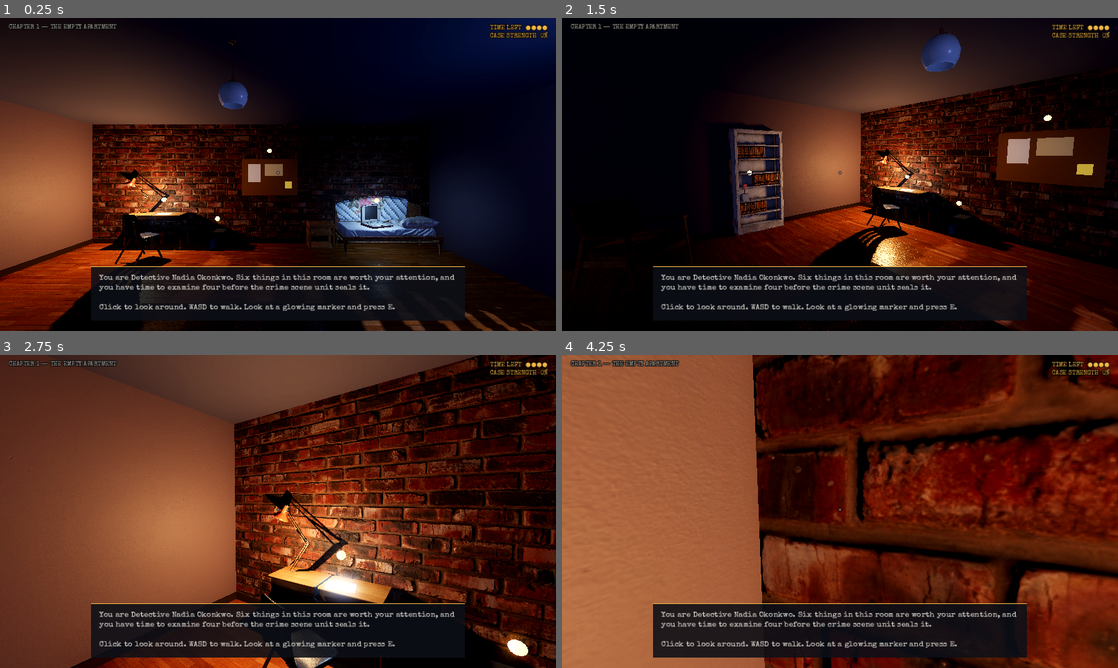
Above: before the commit, frames 1-4 (two rows, left to right).
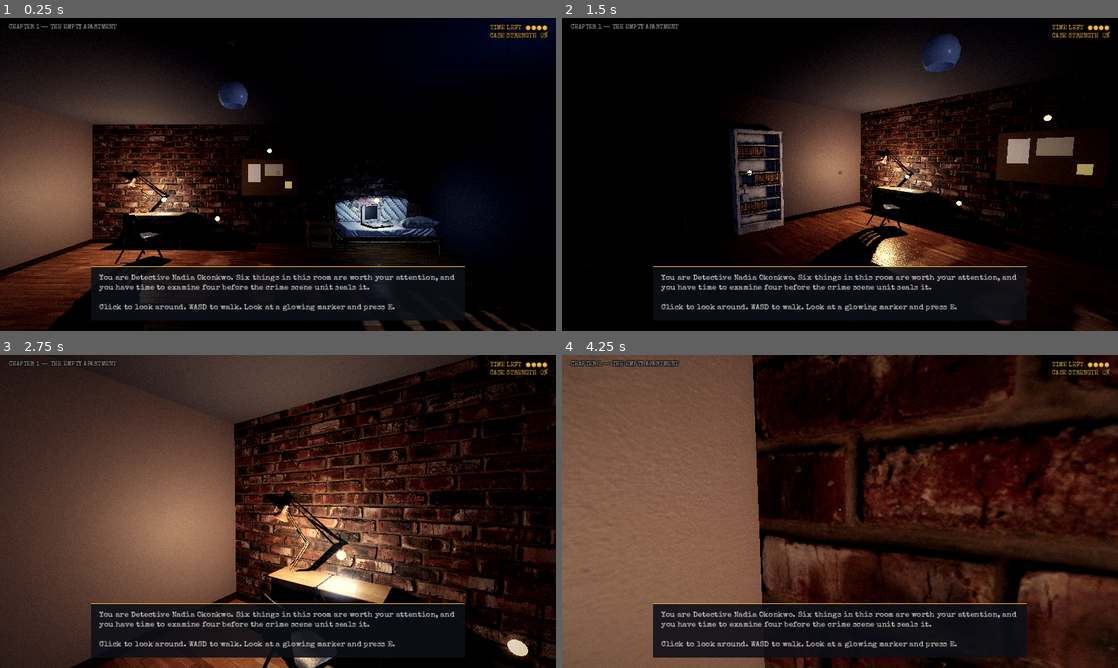
Above: after the commit, the same moments.

Repository: ErnestoEverhard/LawAndOrder-Detroit
Game: Godot game, scene res://main.tscn
The game is run twice, just before and just after one commit, with the same random seed, the same clock (stepped at 60 frames per second) and the same inputs.
Inputs (mouse positions are in pixels of both pictures, inside the frame that each line leads up to):
- Up to frame 1 (0.25 s): no input
- Up to frame 2 (1.5 s): tap Enter at 0.5 s; move the mouse to (962, 158) at 0.52 s; hold D 0.53-1.28 s; tap E at 0.6, 1.35 s; click (962, 158) at 0.67 s; move the mouse to (812, 174) at 1.27 s; hold W from 1.28 s (still down)
- Up to frame 3 (2.75 s): keep holding W; move the mouse to (289, 505) at 2.02 s; tap E at 2.1 s
- Up to frame 4 (4.25 s): keep holding W; move the mouse to (834, 517) at 2.77 s; tap E at 2.85, 3.6 s; move the mouse to (878, 514) at 3.52 s

The runs differ from the first frame. In frame 1, 29% of the frame differs, in the area x 0-100%, y 0-100%; in frame 2, 20%; in frame 3, 65%; in frame 4, 76%.

Commit message:
Add a film grade to the Godot scene: muted colour, grain, vignette
Co-Authored-By: Claude Fable 5.2 <noreply@anthropic.com>

Diff:
--- a/godot/apartment.gd
+++ b/godot/apartment.gd
@@ -321,7 +321,19 @@
 	return l
 
 func _ui() -> void:
+	# film grade over the 3D view, under the interface
+	var film := CanvasLayer.new()
+	film.layer = 0
+	add_child(film)
+	var grade := ColorRect.new()
+	grade.set_anchors_and_offsets_preset(Control.PRESET_FULL_RECT)
+	grade.mouse_filter = Control.MOUSE_FILTER_IGNORE
+	var sm := ShaderMaterial.new()
+	sm.shader = load("res://grade.gdshader")
+	grade.material = sm
+	film.add_child(grade)
 	var layer := CanvasLayer.new()
+	layer.layer = 1
 	add_child(layer)
 	var root := Control.new()
 	root.set_anchors_and_offsets_preset(Control.PRESET_FULL_RECT)
--- /dev/null
+++ b/godot/grade.gdshader
@@ -0,0 +1,24 @@
+shader_type canvas_item;
+// Film look over the 3D view: muted colour, crushed shadows, cool shadows / warm highlights, grain, vignette.
+uniform sampler2D screen : hint_screen_texture, filter_linear;
+uniform float grain = 0.055;
+uniform float desaturate = 0.45;
+uniform float vignette = 0.4;
+
+float hash(vec2 p) {
+	return fract(sin(dot(p, vec2(12.9898, 78.233))) * 43758.5453);
+}
+
+void fragment() {
+	vec3 c = texture(screen, SCREEN_UV).rgb;
+	float l = dot(c, vec3(0.299, 0.587, 0.114));
+	c = mix(c, vec3(l), desaturate);
+	c = mix(c, c * vec3(0.90, 0.98, 1.08), 1.0 - smoothstep(0.0, 0.5, l));   // cool shadows
+	c = mix(c, c * vec3(1.06, 1.0, 0.90), smoothstep(0.4, 1.0, l));          // warm highlights
+	c = (c - 0.5) * 1.12 + 0.5 + 0.01;                                        // contrast, lower blacks
+	vec2 d = SCREEN_UV - 0.5;
+	c *= 1.0 - vignette * dot(d, d) * 1.6;
+	float t = floor(TIME * 24.0);
+	c += (hash(SCREEN_UV * vec2(1920.0, 1080.0) + t) - 0.5) * grain;
+	COLOR = vec4(max(c, vec3(0.0)), 1.0);
+}
Binary file changed: godot/preview.png
